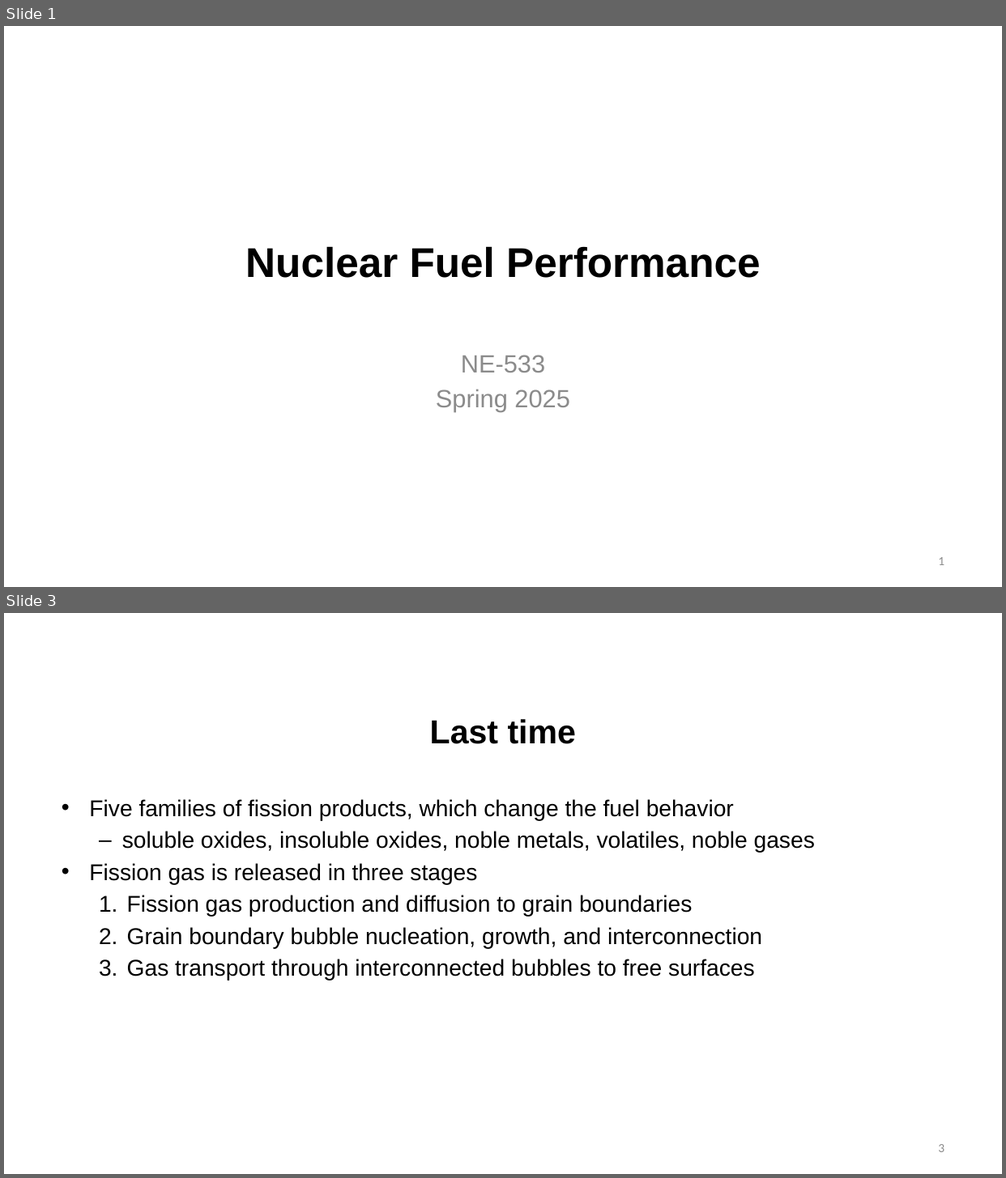
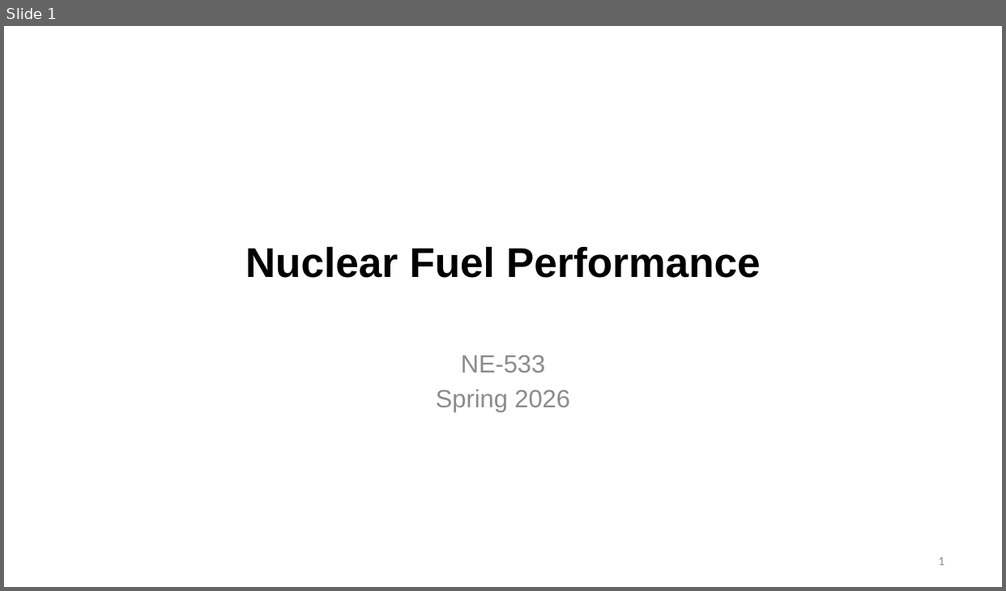
Before and after one commit to benbeeler/TEACHING, a slide deck: Nuclear_Fuel_Performance/NE533_Spring2026/Module3/Lec13_FGR_swelling.pptx. Shown one above the other, each under a label of ours: slides 1 and 3 before the commit, slide 1 after it; the slides between them are not shown. The pictures are 1006x1178 and 1006x591 pixels, drawn with LibreOffice and Linux fonts; fonts in the diff are those of the drawing; background and template pictures are left out. Boxes give left, top, right and bottom in pixels: in the first picture for what was removed or moved away, otherwise in the second. Text is boxed around its words. In the diff, an @@ line names an element or a change of style, - is before the commit and + after.

```diff
--- a/Nuclear_Fuel_Performance/NE533_Spring2026/Module3/Lec13_FGR_swelling.pptx
+++ b/Nuclear_Fuel_Performance/NE533_Spring2026/Module3/Lec13_FGR_swelling.pptx
@@ slide 3 removed at (4,613,1002,1174), background #FFFFFF @@
@@ title removed at (430,719,576,744) @@
-Last time
@@ text removed at (89,799,815,981) @@
-• Five families of fission products, which change the fuel behavior
-  – soluble oxides, insoluble oxides, noble metals, volatiles, noble gases
-• Fission gas is released in three stages
-  1. Fission gas production and diffusion to grain boundaries
-  2. Grain boundary bubble nucleation, growth, and interconnection
-  3. Gas transport through interconnected bubbles to free surfaces
@@ page number removed at (938,1144,944,1152) @@
-3
@@ slide 1 changed as well @@
@@ subtitle at (436,390,570,412): text changed @@
-Spring 2025
+Spring 2026
```
Also in this commit, not shown: 15 other slides removed, 6 other files.
